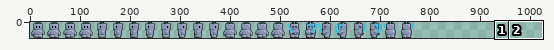
One commit to this sprite sheet: static/graphics/newrobo.png. Above, an overview of the earlier version with the close-up marked.
Close-up. Before the edit:
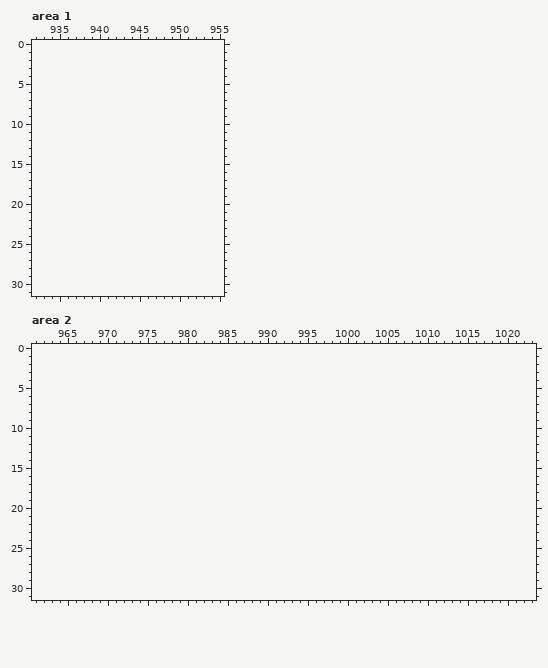
The file is 768x32 pixels. Colours within 5 levels of each other are drawn and written as one. Shown: area 1: x 932..955, y 0..31; area 2: x 961..1023, y 0..31. The old version is drawn lined up with the new one, on the new canvas. The commit also changed other parts of the picture, which this record leaves out.
New version:
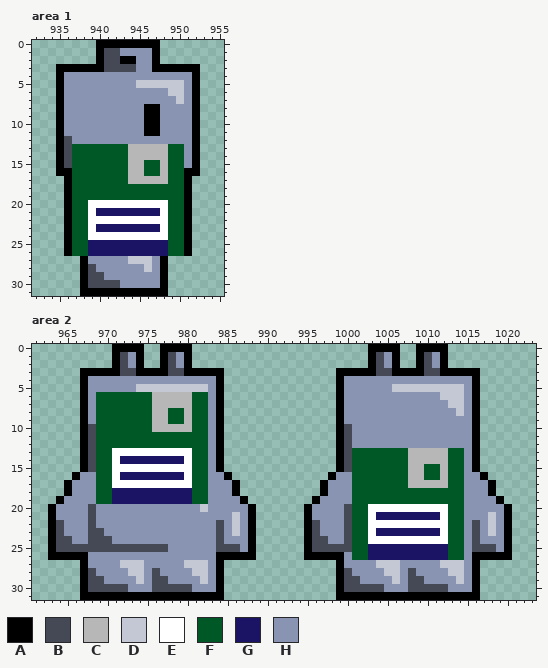
Palette (. is transparent): A #000000  B #454955  C #b7b7b7  D #c4c8d4  E #ffffff  F #005826  G #1b1464  H #8993b2
Diff:
canvas 768x32 -> 1024x32
Changed rows in their new state; - is an unchanged pixel.
Area 1:
first column x 935:
 0 -----AAAAAAAA-----
 1 -----ABBHHHHA-----
 2 -----ABBAAHHA-----
 3 AAAAAABBBBHHAAAAAA
 4 AHHHHHHHHHHHHHHHHA
 5 AHHHHHHHHHDDDDDDHA
 6 AHHHHHHHHHHHHHDDHA
 7 AHHHHHHHHHHHHHHDHA
 8 AHHHHHHHHHHAAHHHHA
 9 AHHHHHHHHHHAAHHHHA
10 AHHHHHHHHHHAAHHHHA
11 AHHHHHHHHHHAAHHHHA
12 ABHHHHHHHHHHHHHHHA
13 ABFFFFFFFCCCCCFFHA
14 ABFFFFFFFCCCCCFFHA
15 ABFFFFFFFCCFFCFFHA
16 AAFFFFFFFCCFFCFFAA
17 -AFFFFFFFCCCCCFFA-
18 -AFFFFFFFFFFFFFFA-
19 -AFFFFFFFFFFFFFFA-
20 -AFFEEEEEEEEEEFFA-
21 -AFFEGGGGGGGGEFFA-
22 -AFFEEEEEEEEEEFFA-
23 -AFFEGGGGGGGGEFFA-
24 -AFFEEEEEEEEEEFFA-
25 -AFFGGGGGGGGGGFFA-
26 -AFFGGGGGGGGGGFFA-
27 ---AHHHHHDDDHA----
28 ---ABHHHHHHDHA----
29 ---ABBHHHHHHHA----
30 ---ABBBBHHHHHA----
31 ---AAAAAAAAAAA----
Area 2:
first column x 963:
 0 --------AAAA--AAAA----------------------AAAA--AAAA--------
 1 --------ABHA--ABHA----------------------ABHA--ABHA--------
 2 --------ABHA--ABHA----------------------ABHA--ABHA--------
 3 ----AAAAABBAAAABBAAAAA--------------AAAAABBAAAABBAAAAA----
 4 ----AHHHHHHHHHHHHHHHHA--------------AHHHHHHHHHHHHHHHHA----
 5 ----AHHHHHHDDDDDDDDDHA--------------AHHHHHHDDDDDDDDDHA----
 6 ----AHFFFFFFFCCCCCFFHA--------------AHHHHHHHHHHHHDDDHA----
 7 ----AHFFFFFFFCCCCCFFHA--------------AHHHHHHHHHHHHHDDHA----
 8 ----AHFFFFFFFCCFFCFFHA--------------AHHHHHHHHHHHHHHDHA----
 9 ----AHFFFFFFFCCFFCFFHA--------------AHHHHHHHHHHHHHHHHA----
10 ----ABFFFFFFFCCCCCFFHA--------------ABHHHHHHHHHHHHHHHA----
11 ----ABFFFFFFFFFFFFFFHA--------------ABHHHHHHHHHHHHHHHA----
12 ----ABFFFFFFFFFFFFFFHA--------------ABHHHHHHHHHHHHHHHA----
13 ----ABFFEEEEEEEEEEFFHA--------------ABFFFFFFFCCCCCFFHA----
14 ----ABFFEGGGGGGGGEFFHA--------------ABFFFFFFFCCCCCFFHA----
15 ----ABFFEEEEEEEEEEFFHA--------------ABFFFFFFFCCFFCFFHA----
16 ---AHHFFEGGGGGGGGEFFHHA------------AHHFFFFFFFCCFFCFFHHA---
17 --AHHHFFEEEEEEEEEEFFHHHA----------AHHHFFFFFFFCCCCCFFHHHA--
18 --AHHHFFGGGGGGGGGGFFHHHA----------AHHHFFFFFFFFFFFFFFHHHA--
19 -AHHHHFFGGGGGGGGGGFFHHHHA--------AHHHHFFFFFFFFFFFFFFHHHHA-
20 AHHHHBHHHHHHHHHHHHHDHHHHHA------AHHHHBFFEEEEEEEEEEFFHHHHHA
21 AHHHHBHHHHHHHHHHHHHHHHHDHA------AHHHHBFFEGGGGGGGGEFFHHHDHA
22 ABHHHBHHHHHHHHHHHHHHHBHDHA------ABHHHBFFEEEEEEEEEEFFHBHDHA
23 ABHHHBBHHHHHHHHHHHHHHBHDHA------ABHHHBFFEGGGGGGGGEFFHBHDHA
24 ABBHHBBBHHHHHHHHHHHHHBHHHA------ABBHHBFFEEEEEEEEEEFFHBHHHA
25 ABBBBBBBBBBBBBBHHHHHHBBBHA------ABBBBBFFGGGGGGGGGGFFHBBBHA
26 AAAAAHHHHHHHHHHHHHHHHAAAAA------AAAAAHFFGGGGGGGGGGFFHAAAAA
27 ----AHHHHDDDHHHHHDDDHA--------------AHHHHDDDHHHHHDDDHA----
28 ----ABHHHHDDHBHHHHDDHA--------------ABHHHHDDHBHHHHDDHA----
29 ----ABBHHHHDHBBHHHHDHA--------------ABBHHHHDHBBHHHHDHA----
30 ----ABBBBBHHHBBBBBHHHA--------------ABBBBBHHHBBBBBHHHA----
31 ----AAAAAAAAAAAAAAAAAA--------------AAAAAAAAAAAAAAAAAA----
